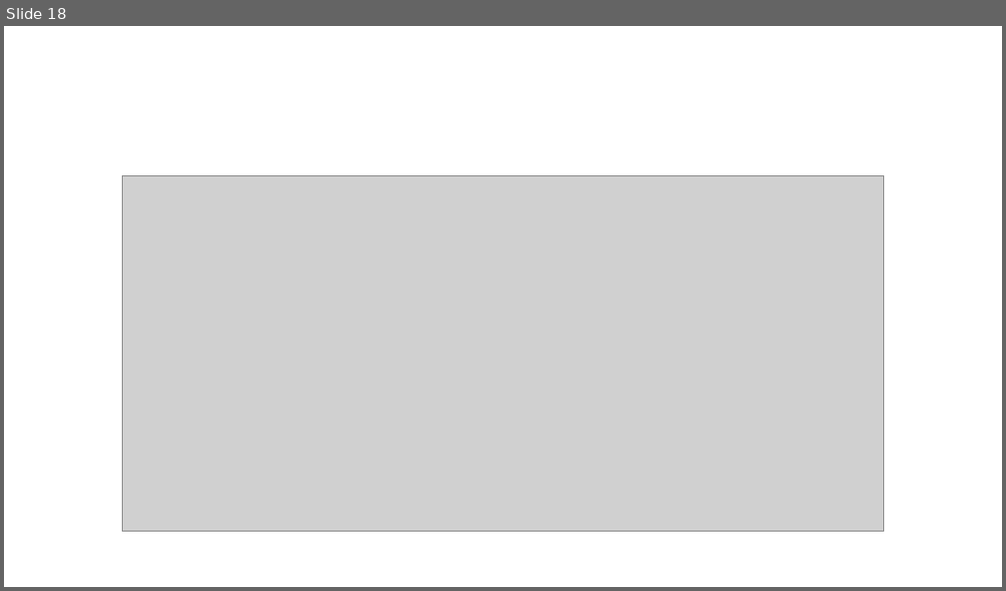
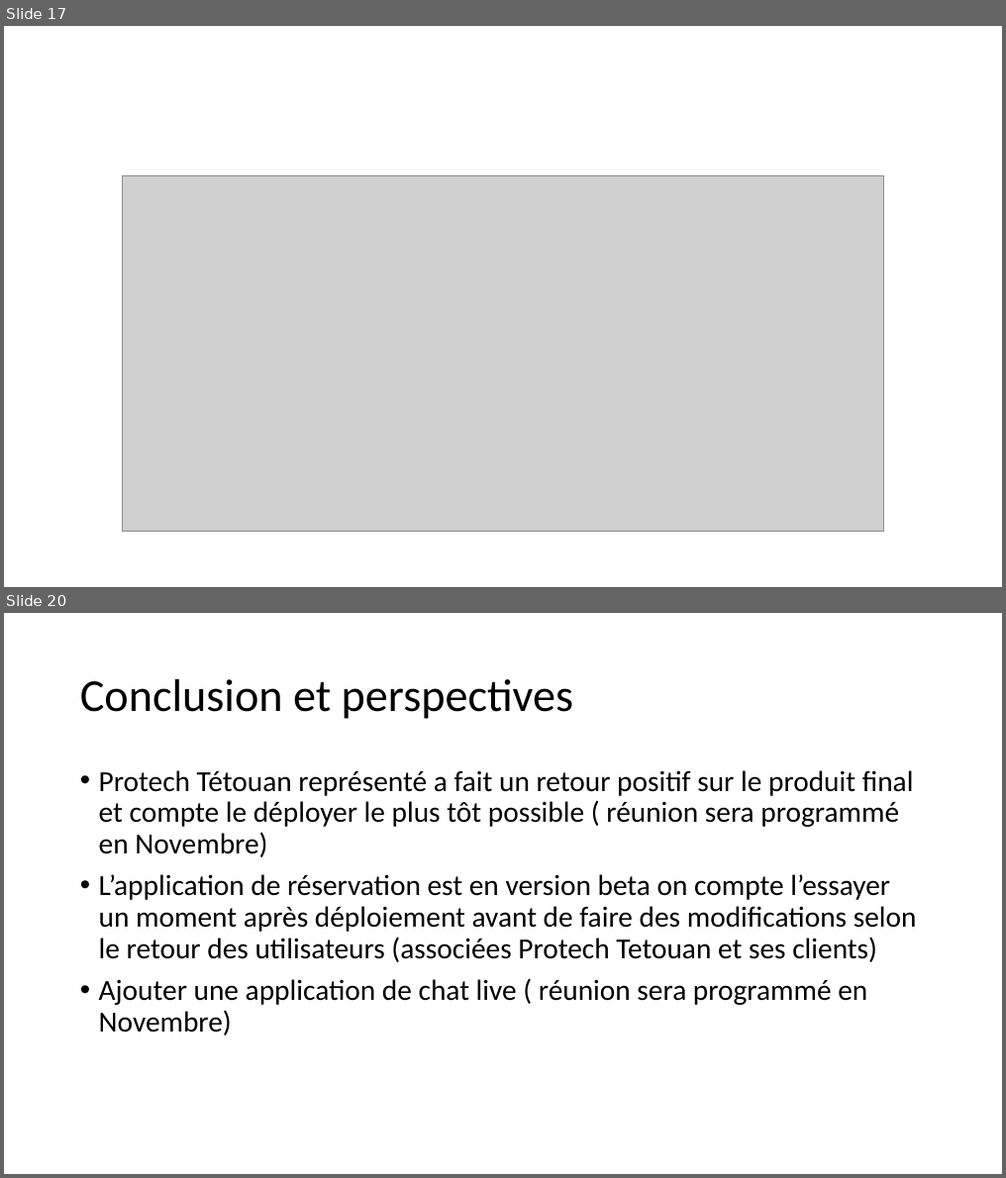
Before and after one commit to saidworks/fil_rouge, a slide deck: Presentation.pptx. Shown one above the other, each under a label of ours: slide 18 before the commit, slides 17 and 20 after it; the slides between them are not shown. The pictures are 1006x591 and 1006x1178 pixels, drawn with LibreOffice and Linux fonts; fonts in the diff are those of the drawing; grey boxes stand for pictures. Boxes give left, top, right and bottom in pixels: in the first picture for what was removed or moved away, otherwise in the second. Text is boxed around its words. In the diff, an @@ line names an element or a change of style, - is before the commit and + after.

```diff
--- a/Presentation.pptx
+++ b/Presentation.pptx
@@ slide 20 added at (4,613,1002,1174), background #FFFFFF @@
@@ title added at (80,679,574,719), 44 pt, text #000000 @@
+Conclusion et perspectives
@@ text added at (99,770,917,1036), 28 pt, text #000000 @@
+• Protech Tétouan représenté a fait un retour positif sur le produit final et compte le déployer le plus tôt possible ( réunion sera programmé en Novembre)
+• L’application de réservation est en version beta on compte l’essayer un moment après déploiement avant de faire des modifications selon le retour des utilisateurs (associées Protech Tetouan et ses clients)
+• Ajouter une application de chat live ( réunion sera programmé en Novembre)
@@ what was slide 18 is now slide 17 @@
```
Also in this commit, not shown: 3 slides changed, 3 other slides added, 5 slides removed, 6 other files.
